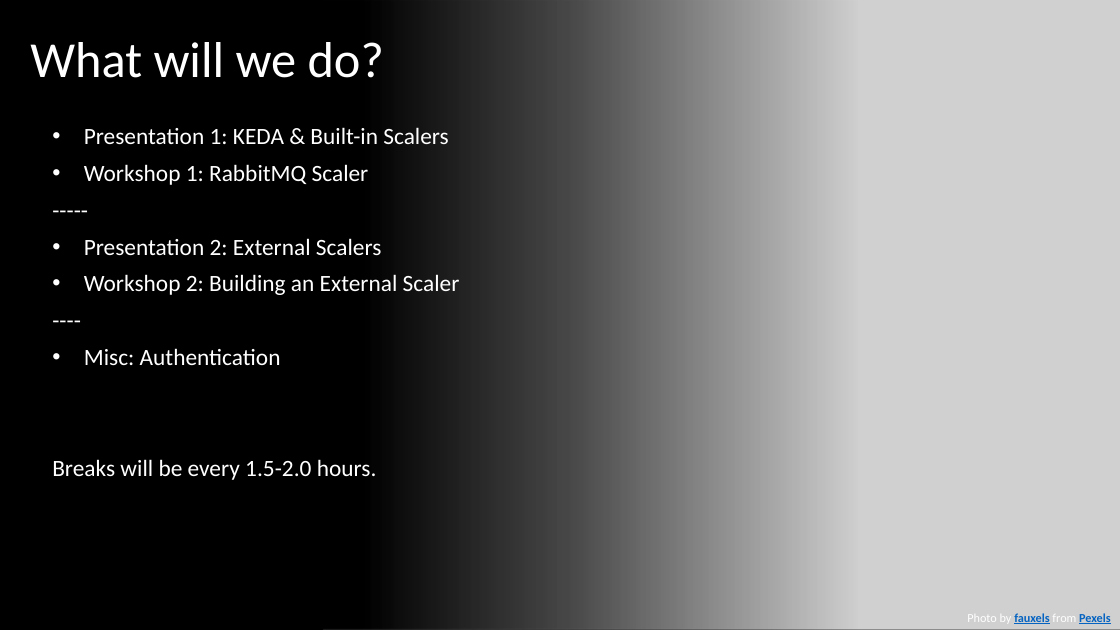
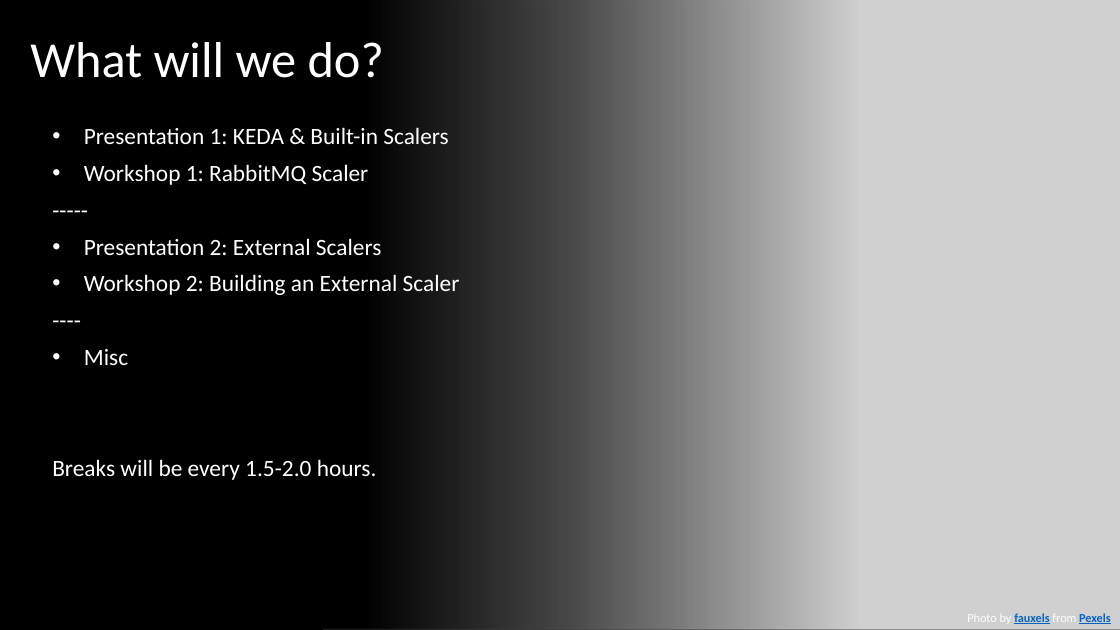
Before and after one commit to eashi/keda-workshop, a slide deck: slide 4 of preso.pptx. Drawn at 1120x630 pixels with LibreOffice and Linux fonts; fonts in the diff are those of the drawing; grey boxes stand for pictures. Boxes give left, top, right and bottom in pixels: in the first picture for what was removed or moved away, otherwise in the second. Text is boxed around its words. In the diff, an @@ line names an element or a change of style, - is before the commit and + after.

```diff
--- a/preso.pptx
+++ b/preso.pptx
@@ subtitle at box(84, 349, 128, 365): text changed @@
-• Misc: Authentication
+• Misc
```
Also in this commit, not shown: 3 other slides changed, 1 slide added.
